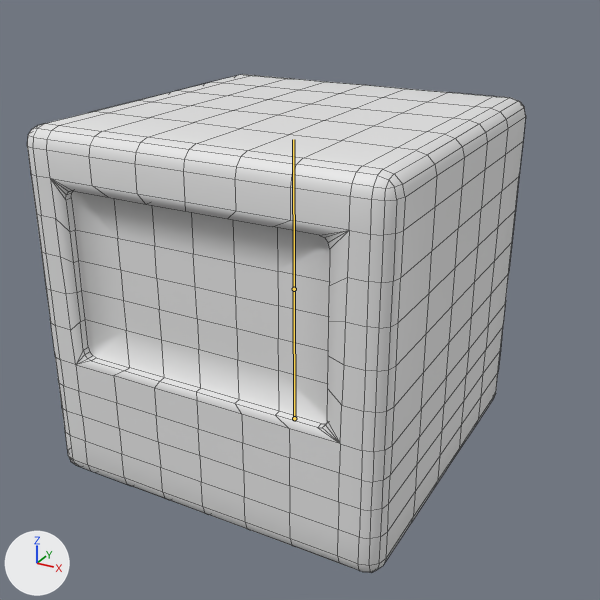
The FBX model Assets/Visual/Models/Character Models/Cube_Rect_Face.fbx, before and after one commit.
One viewpoint serves both versions: a 50 mm lens placed at (1.021, -1.823, 0.865), pointed at (0.047, -0.053, -0.02). Arrows for +X, +Y and +Z are at lower left; the lights stay in place. The bones that bend it are drawn over the model as lines. Mesh edges are drawn as thin lines.

The first picture shows 'Body Rectangle Face'.
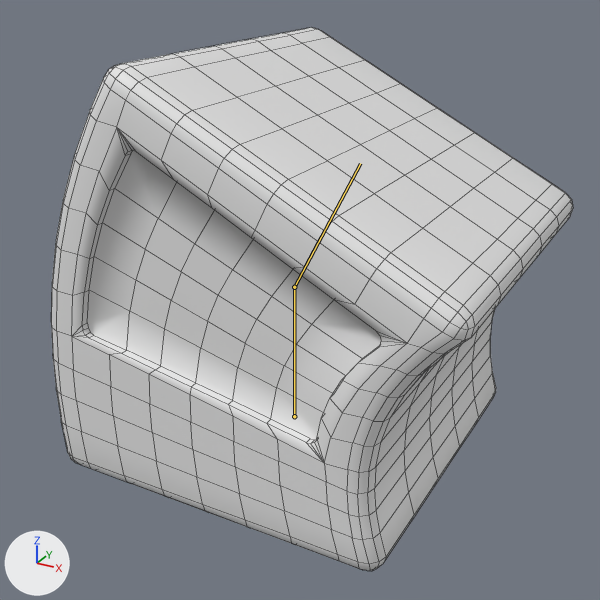
The newer file adds an action. The first version stands in its rest pose; the second is drawn at frame 36 of the action 'Armature.006|Happy Wiggle Short'.

Pixel boxes (x1, y1, x2, y2) of what changed, in the pictures (600 x 600 px):
'Body Rectangle Face', posed (9% taller)
    before: (27, 74, 526, 573)
    after: (51, 27, 573, 571)
bone 'Bone', root to tip
    before: (294, 418) to (294, 289)
    after: (294, 416) to (294, 287)
bone 'Bone.001', root to tip
    before: (294, 289) to (293, 139)
    after: (294, 287) to (360, 163)

The change in detail:
Bone 'Bone' (bone_bone) moves from (0.0, 0.0, 0.0) to (0.0, 0.007, 0.0).
Bone 'Bone.001' (bone_bone_001) turns from (0, 0, 0) to (0, 0, -27) degrees about its own x, y and z.
